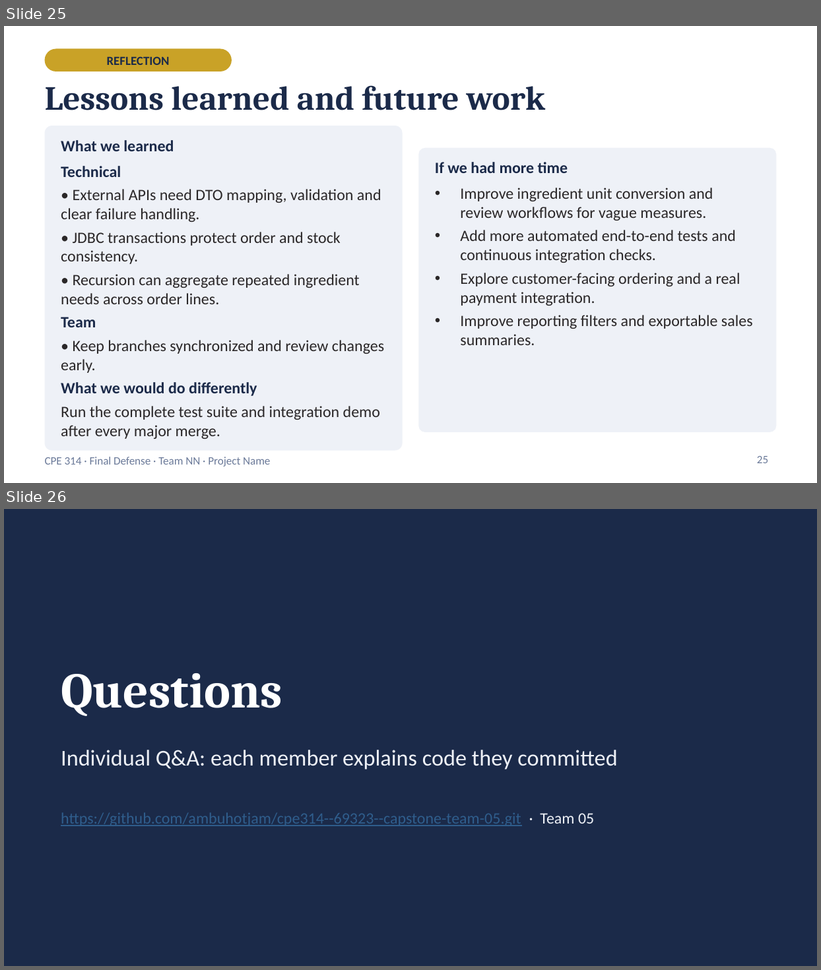
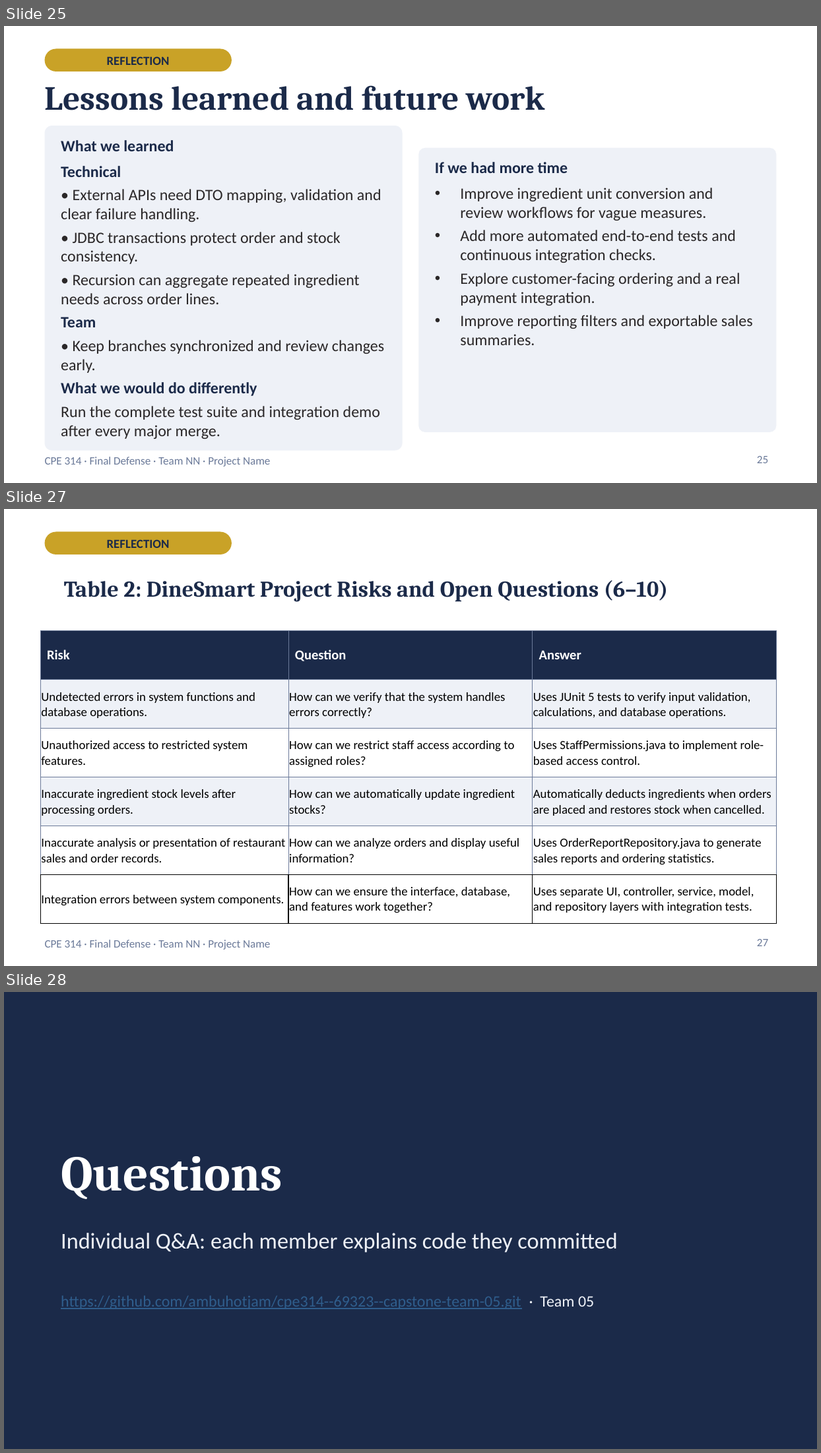
Before and after one commit to ambuhotjam/cpe314--69323--capstone-team-05, a slide deck: Final_Defense_Group5.pptx. Shown one above the other, each under a label of ours: slides 25 and 26 before the commit, slides 25, 27 and 28 after it; the slides between them are not shown. The pictures are 821x970 and 821x1453 pixels, drawn with LibreOffice and Linux fonts; fonts in the diff are those of the drawing. Boxes give left, top, right and bottom in pixels: in the first picture for what was removed or moved away, otherwise in the second. Text is boxed around its words. In the diff, an @@ line names an element or a change of style, - is before the commit and + after.

```diff
--- a/Final_Defense_Group5.pptx
+++ b/Final_Defense_Group5.pptx
@@ slide 27 added at [4,509,817,966], background #FFFFFF; not listed: 1 template element that a slide beside it also shows @@
@@ rounded rectangle added at [45,531,232,555], fill #C9A227 @@
@@ text added at [107,539,170,548], 11 pt, text #1B2A49, bold @@
+REFLECTION
@@ text added at [64,580,668,602], 20 pt, text #1B2A49, bold @@
+Table 2: DineSmart Project Risks and Open Questions (6–10)
@@ table added at [40,631,776,923], 6 rows, 3 columns @@
+Risk | Question | Answer
+Undetected errors in system functions and database operations. | How can we verify that the system handles errors correctly? | Uses JUnit 5 tests to verify input validation, calculations, and database operations.
+Unauthorized access to restricted system features. | How can we restrict staff access according to assigned roles? | Uses StaffPermissions.java to implement role-based access control.
+Inaccurate ingredient stock levels after processing orders. | How can we automatically update ingredient stocks? | Automatically deducts ingredients when orders are placed and restores stock when cancelled.
+Inaccurate analysis or presentation of restaurant sales and order records. | How can we analyze orders and display useful information? | Uses OrderReportRepository.java to generate sales reports and ordering statistics.
+Integration errors between system components. | How can we ensure the interface, database, and features work together? | Uses separate UI, controller, service, model, and repository layers with integration tests.
@@ page number added at [757,939,768,947], 10 pt, text #6B7A99 @@
+27
@@ what was slide 26 is now slide 28 @@
```
Also in this commit, not shown: 4 slides changed, 1 other slide added.
